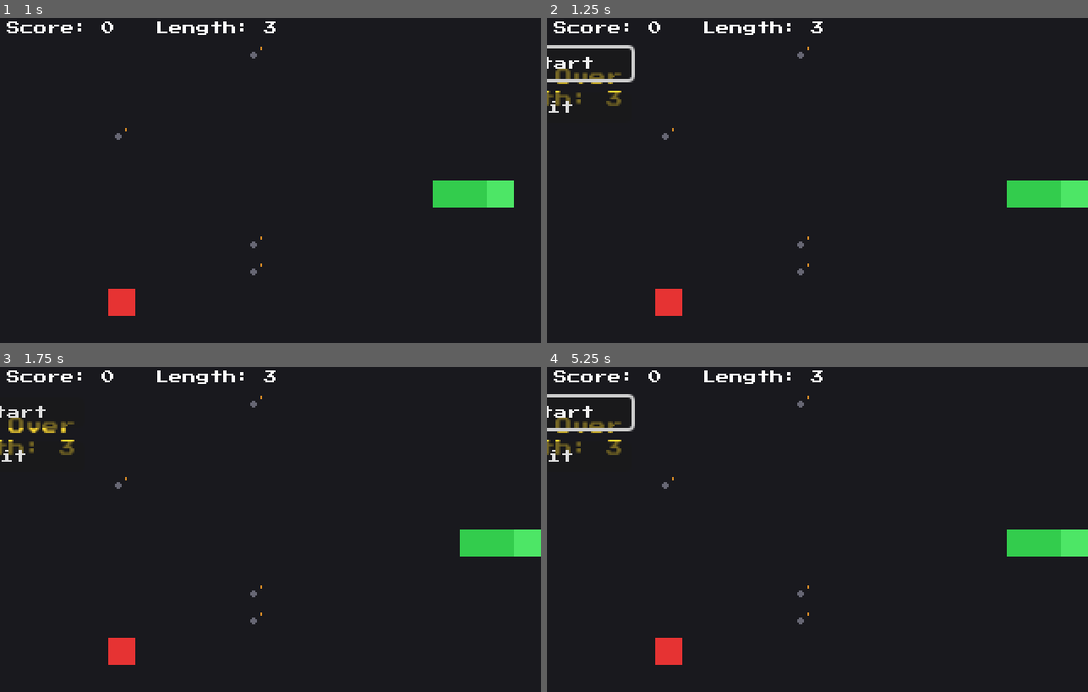
Above: before the commit, frames 1-4 (two rows, left to right).
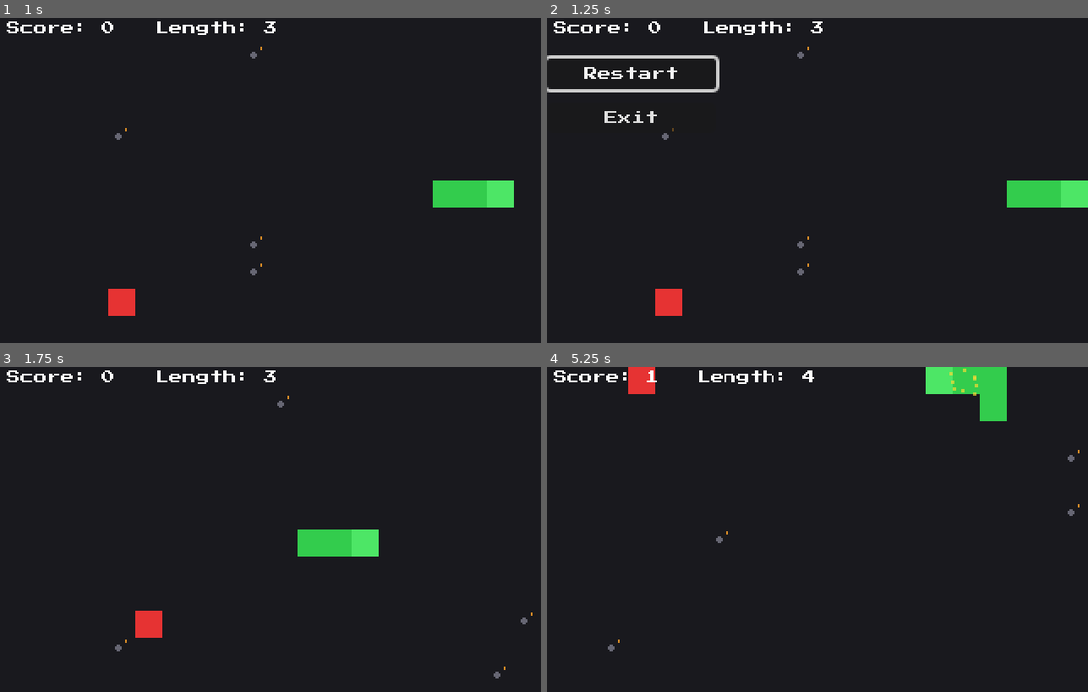
Above: after the commit, the same moments.

Repository: Tassnaz/vibe-code-test
Game: Godot game, scene res://scenes/Game.tscn
The game is run twice, just before and just after one commit, with the same random seed, the same clock (stepped at 60 frames per second) and the same inputs.
Inputs (mouse positions are in pixels of both pictures, inside the frame that each line leads up to):
- Up to frame 1 (1 s): hold Right (ui_right) from 0.53 s (still down)
- Up to frame 2 (1.25 s): keep holding Right (ui_right)
- Up to frame 3 (1.75 s): release Right (ui_right) at 1.25 s; click (86, 422) at 1.25 s, where only the run after the commit has a clickable "Restart"
- Up to frame 4 (5.25 s): hold Down (ui_down) 2.03-2.78 s; hold Right (ui_right) 2.78-3.5 s; click (633, 422) at 3.5 s, where only the run after the commit has a clickable "Restart"; hold Up (ui_up) 4.28-5.03 s; hold Left (ui_left) from 5.03 s (still down)

Frame 1 is identical in both runs. In frame 2, 2.0% of the frame differs, in the area x 0-32%, y 8-35%; in frame 3, 4.2%; in frame 4, 5.3%, in the area x 0-100%, y 0-92%.

Commit message:
Center the game-over menu and drop the leftover title text
Wrapped the Restart/Exit buttons in a CenterContainer so they're
reliably centered in the play area instead of relying on hand-picked
anchor offsets (which is what was putting the menu in the corner).
Removed the ReasonLabel text entirely per feedback - score and length
stay visible via the always-on ScoreLabel, so the game-over screen is
now just the two buttons.

Co-Authored-By: Claude Sonnet 5 <noreply@anthropic.com>

Diff:
--- a/scenes/Game.tscn
+++ b/scenes/Game.tscn
@@ -29,40 +29,21 @@
 offset_top = 24.0
 mouse_filter = 2
 
-[node name="ReasonLabel" type="Label" parent="GameOverMenu"]
-anchor_left = 0.5
-anchor_right = 0.5
-offset_left = -80.0
-offset_top = 6.0
-offset_right = 80.0
-offset_bottom = 30.0
-theme_override_colors/font_color = Color(1, 0.85, 0.2, 1)
-theme_override_colors/font_outline_color = Color(0, 0, 0, 1)
-theme_override_fonts/font = ExtResource("2_font")
-theme_override_font_sizes/font_size = 10
-theme_override_font_sizes/outline_size = 2
-text = "Game Over
-Length: 3"
-horizontal_alignment = 1
+[node name="CenterBox" type="CenterContainer" parent="GameOverMenu"]
+anchors_preset = 15
+anchor_right = 1.0
+anchor_bottom = 1.0
 
-[node name="MenuBox" type="VBoxContainer" parent="GameOverMenu"]
-anchor_left = 0.5
-anchor_top = 0.5
-anchor_right = 0.5
-anchor_bottom = 0.5
-offset_left = -50.0
-offset_top = -6.0
-offset_right = 50.0
-offset_bottom = 54.0
+[node name="MenuBox" type="VBoxContainer" parent="GameOverMenu/CenterBox"]
 theme_override_constants/separation = 8
 
-[node name="RestartButton" type="Button" parent="GameOverMenu/MenuBox"]
+[node name="RestartButton" type="Button" parent="GameOverMenu/CenterBox/MenuBox"]
 custom_minimum_size = Vector2(100, 18)
 theme_override_fonts/font = ExtResource("2_font")
 theme_override_font_sizes/font_size = 8
 text = "Restart"
 
-[node name="ExitButton" type="Button" parent="GameOverMenu/MenuBox"]
+[node name="ExitButton" type="Button" parent="GameOverMenu/CenterBox/MenuBox"]
 custom_minimum_size = Vector2(100, 18)
 theme_override_fonts/font = ExtResource("2_font")
 theme_override_font_sizes/font_size = 8
--- a/scripts/game.gd
+++ b/scripts/game.gd
@@ -41,9 +41,8 @@
 @onready var move_timer: Timer = $MoveTimer
 @onready var score_label: Label = $ScoreLabel
 @onready var game_over_menu: Control = $GameOverMenu
-@onready var reason_label: Label = $GameOverMenu/ReasonLabel
-@onready var restart_button: Button = $GameOverMenu/MenuBox/RestartButton
-@onready var exit_button: Button = $GameOverMenu/MenuBox/ExitButton
+@onready var restart_button: Button = $GameOverMenu/CenterBox/MenuBox/RestartButton
+@onready var exit_button: Button = $GameOverMenu/CenterBox/MenuBox/ExitButton
 @onready var popup_label: Label = $PopupLabel
 
 var body: Array[Vector2i] = []
@@ -158,10 +157,9 @@
 
 	queue_redraw()
 
-func _game_over(reason: String = "Game Over") -> void:
+func _game_over() -> void:
 	game_over = true
 	move_timer.stop()
-	reason_label.text = "%s\nLength: %d" % [reason, body.size()]
 	game_over_menu.show()
 	restart_button.grab_focus()
 
@@ -179,7 +177,7 @@
 			"color": EXPLOSION_COLORS[randi() % EXPLOSION_COLORS.size()],
 		})
 	queue_redraw()
-	_game_over("BOOM! Game Over")
+	_game_over()
 
 func _place_food() -> void:
 	var free_cells: Array[Vector2i] = []
